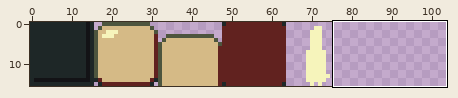
Sprite sheet: gfx/editor_tile.png. The first picture is a wide view before the edit; the outline marks the close-up.
Close-up. The starting point:
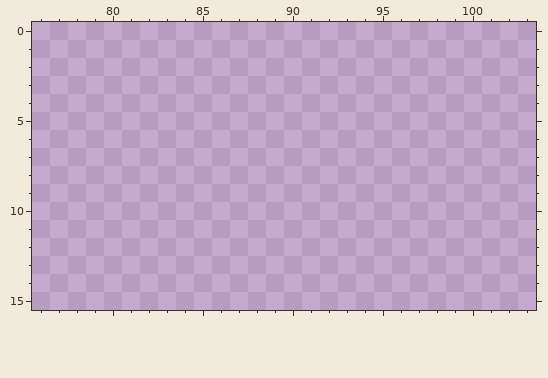
The file is 128x16 pixels. Shown: x 76..103, y 0..15. The wide view leaves out empty margins.
The same view after the edit:
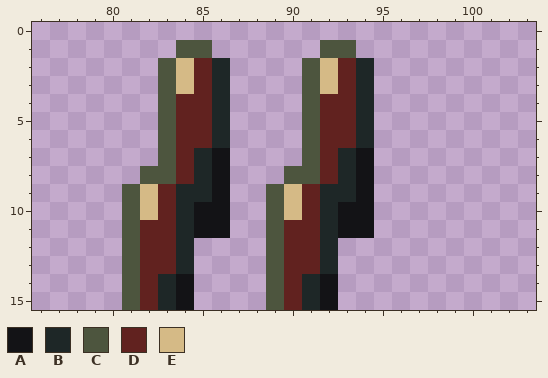
Palette (. is transparent): A #131316  B #1e2727  C #4d553e  D #61221f  E #d5ba86
Diff:
y 1: x 84..85 .. -> CC; x 92..93 .. -> CC
y 2..3: x 83..86 .... -> CEDB; x 91..94 .... -> CEDB
y 4..6: x 83..86 .... -> CDDB; x 91..94 .... -> CDDB
y 7: x 83..86 .... -> CDBA; x 91..94 .... -> CDBA
y 8: x 82..86 ..... -> CCDBA; x 90..94 ..... -> CCDBA
y 9: x 81..86 ...... -> CEDBBA; x 89..94 ...... -> CEDBBA
y 10: x 81..86 ...... -> CEDBAA; x 89..94 ...... -> CEDBAA
y 11: x 81..86 ...... -> CDDBAA; x 89..94 ...... -> CDDBAA
y 12..13: x 81..84 .... -> CDDB; x 89..92 .... -> CDDB
y 14..15: x 81..84 .... -> CDBA; x 89..92 .... -> CDBA
Pixel boxes of the changes (left, top, right, bottom) in both close-ups:
added: (122, 40, 374, 310)
